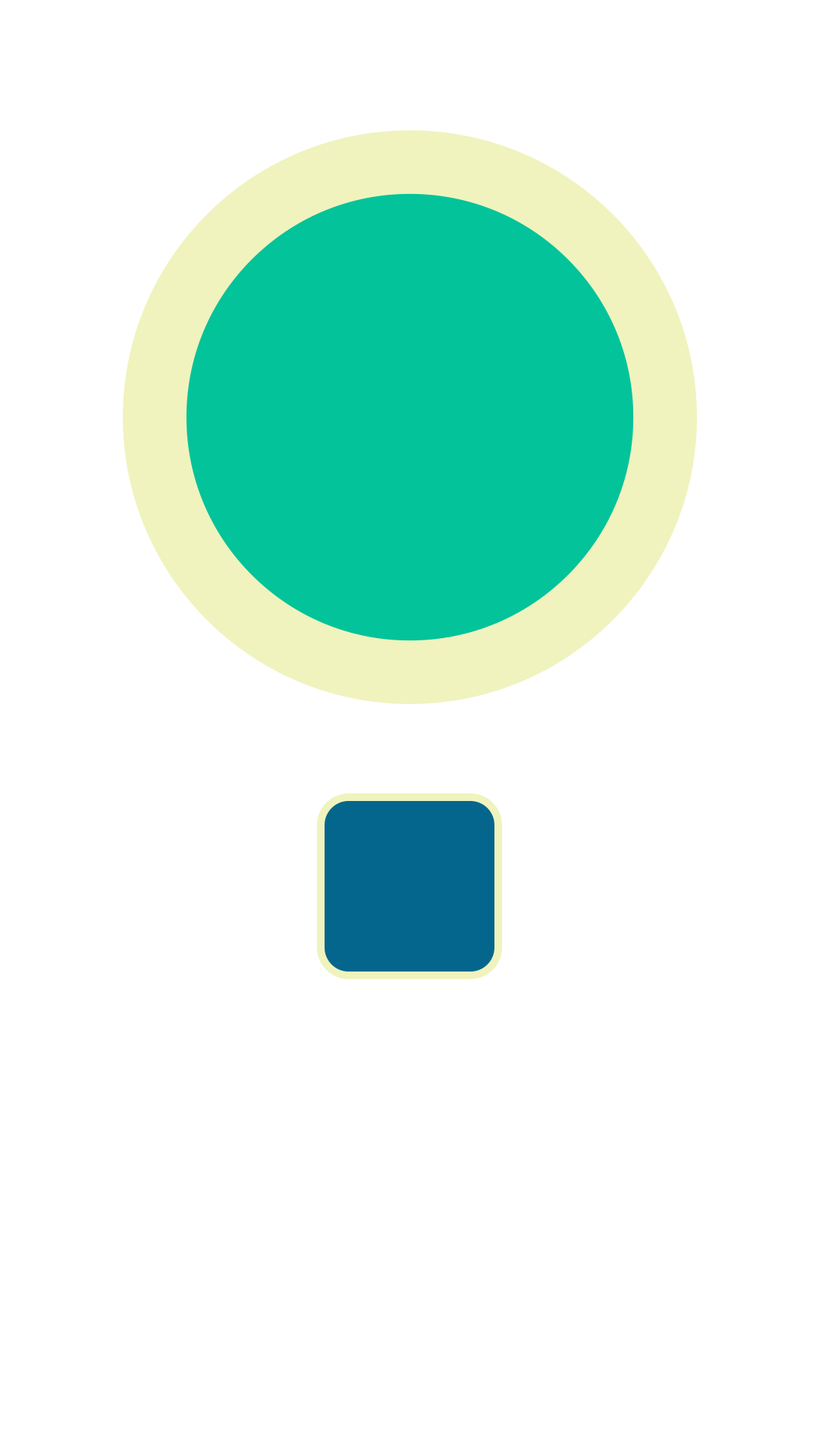
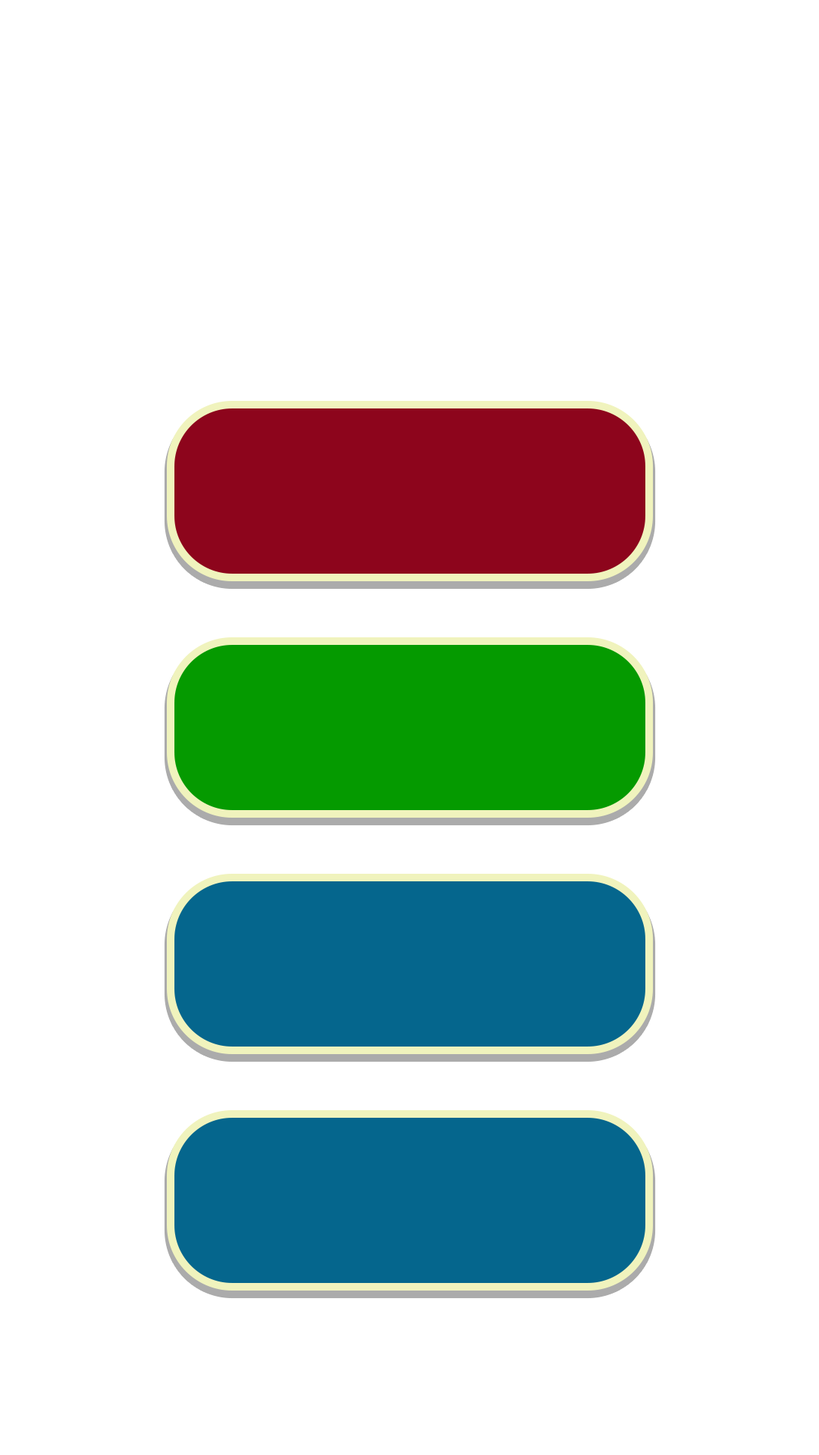
Two versions of the same layered image (819x1455). Layer-by-layer changes:
hid "Ellipse 1", painted on it over [122, 130, 697, 705]
hid "Rounded Rectangle 2" (1st of 3) over [316, 793, 502, 980]
added group "Group 1 copy" with 8 layers above "Layer 3" over [166, 400, 653, 1291]
added layer "Rounded Rectangle 2 copy 3" (2nd of 2, in "Group 1 copy") in group "Group 1 copy" over [166, 1110, 653, 1291]
added layer "Rounded Rectangle 2 copy 2" (2nd of 2, in "Group 1 copy") in group "Group 1 copy" over [166, 873, 653, 1055]
added layer "Rounded Rectangle 2 copy" (2nd of 2, in "Group 1 copy") in group "Group 1 copy" over [166, 637, 653, 818]
added layer "Rounded Rectangle 2" (3rd of 3, in "Group 1 copy") in group "Group 1 copy" over [166, 400, 653, 582]
